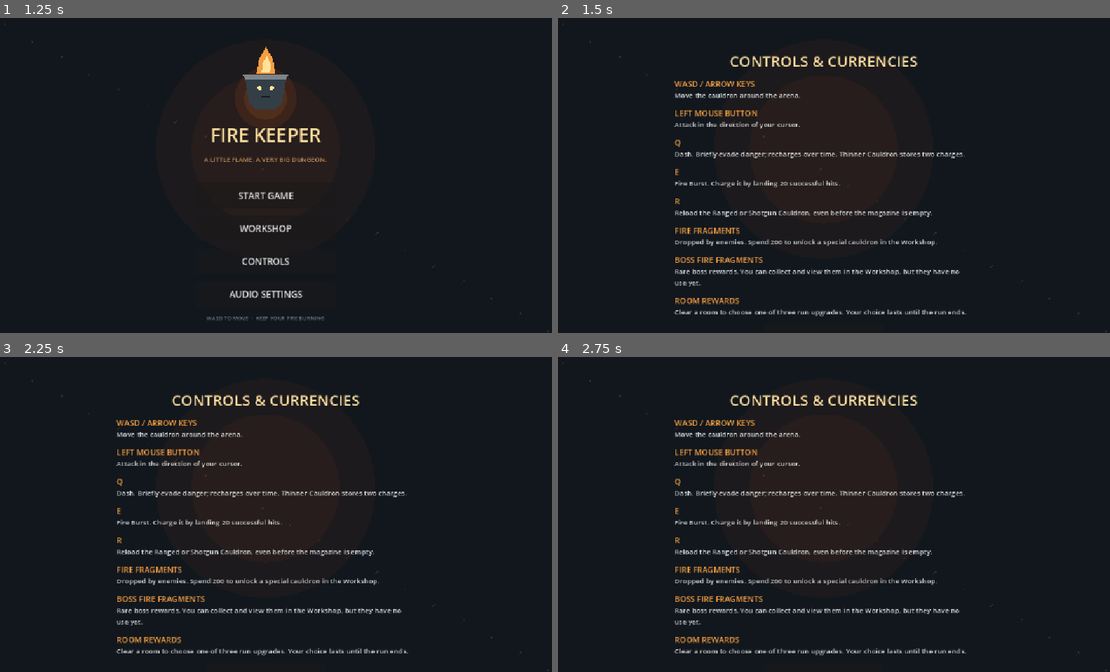
Above: before the commit, frames 1-4 (two rows, left to right).
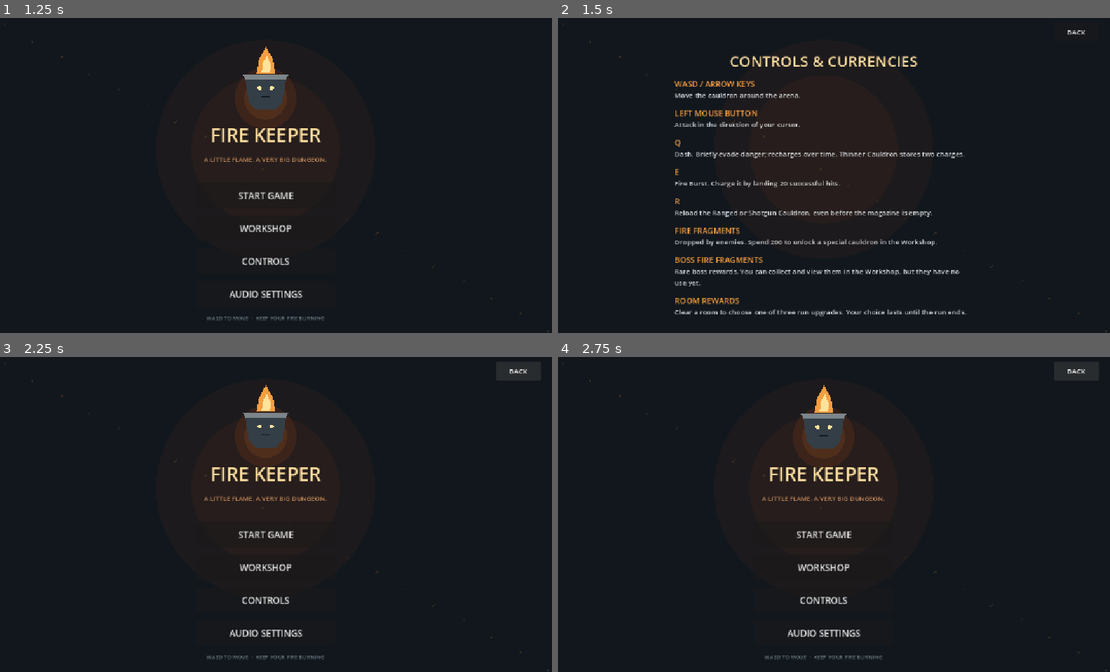
Above: after the commit, the same moments.

Repository: Ridhi-zzz/Fire-Keeper
Game: Godot game, scene res://scenes/startup_menu.tscn
Two runs of this game, one before a commit and one after it. Both use one fixed random seed, a clock stepped at 60 frames per second and the inputs below.
Inputs (mouse positions are in pixels of both pictures, inside the frame that each line leads up to):
- Up to frame 1 (1.25 s): tap Enter at 0.5 s; move the mouse to (391, 156) at 0.52 s; hold D (move_right) from 0.53 s (still down); tap 1 at 0.6 s; click (391, 156) at 0.67 s
- Up to frame 2 (1.5 s): release D (move_right) at 1.25 s; click "CONTROLS" at 1.25 s
- Up to frame 3 (2.25 s): click (518, 372) at 2 s, where only the run after the commit has a clickable "BACK"
- Up to frame 4 (2.75 s): no input

Frame 1 is identical in both runs. In frame 2, less than 0.1% of the frame differs, in the area x 92-96%, y 3-6%; in frame 3, 7.2%; in frame 4, 7.2%, in the area x 21-96%, y 3-97%.

Commit message:
Final Updates

Diff:
--- a/scripts/main.gd
+++ b/scripts/main.gd
@@ -954,6 +954,17 @@
 	pause_input_handler.pause_requested.connect(_toggle_pause)
 	canvas.add_child(pause_input_handler)
 
+	var pause_button := Button.new()
+	pause_button.name = "PauseButton"
+	pause_button.text = "Ⅱ"
+	pause_button.tooltip_text = "Pause (P)"
+	pause_button.custom_minimum_size = Vector2(48, 42)
+	pause_button.add_theme_font_size_override("font_size", 22)
+	pause_button.set_anchors_preset(Control.PRESET_TOP_RIGHT)
+	pause_button.position = Vector2(-64, 18)
+	pause_button.pressed.connect(_toggle_pause)
+	canvas.add_child(pause_button)
+
 	pause_overlay = Control.new()
 	pause_overlay.process_mode = Node.PROCESS_MODE_ALWAYS
 	pause_overlay.set_anchors_and_offsets_preset(Control.PRESET_FULL_RECT)
--- a/scripts/startup_menu.gd
+++ b/scripts/startup_menu.gd
@@ -175,12 +175,18 @@
 	_add_audio_slider("MUSIC VOLUME", AudioManager.music_volume, AudioManager.set_music_volume)
 	_add_audio_slider("SOUND EFFECTS", AudioManager.sfx_volume, AudioManager.set_sfx_volume)
 
+	_add_back_button()
+
+
+func _add_back_button() -> void:
 	var back := Button.new()
-	back.text = "BACK TO MENU"
-	back.custom_minimum_size = Vector2(240, 48)
-	back.size_flags_horizontal = Control.SIZE_SHRINK_CENTER
+	back.text = "BACK"
+	back.custom_minimum_size = Vector2(90, 38)
+	back.add_theme_font_size_override("font_size", 14)
+	back.set_anchors_preset(Control.PRESET_TOP_RIGHT)
+	back.position = Vector2(-112, 24)
 	back.pressed.connect(_show_main_menu)
-	content.add_child(back)
+	add_child(back)
 
 
 func _add_audio_slider(label_text: String, initial_value: float, setter: Callable) -> void:
@@ -235,12 +241,7 @@
 	_add_info_line("BOSS FIRE FRAGMENTS", "Rare boss rewards. You can collect and view them in the Workshop, but they have no use yet.")
 	_add_info_line("ROOM REWARDS", "Clear a room to choose one of three run upgrades. Your choice lasts until the run ends.")
 
-	var back := Button.new()
-	back.text = "BACK TO MENU"
-	back.custom_minimum_size = Vector2(240, 48)
-	back.size_flags_horizontal = Control.SIZE_SHRINK_CENTER
-	back.pressed.connect(_show_main_menu)
-	content.add_child(back)
+	_add_back_button()
 
 
 func _add_info_line(heading_text: String, body_text: String) -> void:
--- a/scripts/workshop_panel.gd
+++ b/scripts/workshop_panel.gd
@@ -44,15 +44,35 @@
 func _build_interface() -> void:
 	var shade := ColorRect.new()
 	shade.set_anchors_and_offsets_preset(Control.PRESET_FULL_RECT)
-	shade.color = Color(0.025, 0.03, 0.04, 0.97)
+	shade.color = Color("#11171D")
 	add_child(shade)
+
+	var backdrop := Control.new()
+	backdrop.set_anchors_and_offsets_preset(Control.PRESET_FULL_RECT)
+	backdrop.mouse_filter = Control.MOUSE_FILTER_IGNORE
+	backdrop.draw.connect(func() -> void:
+		var viewport_size := get_viewport_rect().size
+		backdrop.draw_circle(Vector2(viewport_size.x * 0.5, viewport_size.y * 0.45), minf(viewport_size.x, viewport_size.y) * 0.34, Color(0.72, 0.25, 0.07, 0.07))
+		backdrop.draw_circle(Vector2(viewport_size.x * 0.5, viewport_size.y * 0.45), minf(viewport_size.x, viewport_size.y) * 0.23, Color(0.95, 0.42, 0.08, 0.045))
+	)
+	add_child(backdrop)
 
 	var center := CenterContainer.new()
 	center.set_anchors_and_offsets_preset(Control.PRESET_FULL_RECT)
 	add_child(center)
 
 	var panel := PanelContainer.new()
-	panel.custom_minimum_size = Vector2(650, 0)
+	panel.custom_minimum_size = Vector2(680, 0)
+	var panel_style := StyleBoxFlat.new()
+	panel_style.bg_color = Color("#1B242C")
+	panel_style.border_color = Color("#80502F")
+	panel_style.set_border_width_all(2)
+	panel_style.set_corner_radius_all(12)
+	panel_style.content_margin_left = 24
+	panel_style.content_margin_right = 24
+	panel_style.content_margin_top = 20
+	panel_style.content_margin_bottom = 18
+	panel.add_theme_stylebox_override("panel", panel_style)
 	center.add_child(panel)
 
 	var outer := VBoxContainer.new()
@@ -66,12 +86,13 @@
 	title.text = "THE WORKSHOP"
 	title.size_flags_horizontal = Control.SIZE_EXPAND_FILL
 	title.add_theme_font_size_override("font_size", 30)
-	title.add_theme_color_override("font_color", Color("#FFB66A"))
+	title.add_theme_color_override("font_color", Color("#FFE0A0"))
 	header.add_child(title)
 
 	var back_button := Button.new()
 	back_button.text = "BACK"
 	back_button.custom_minimum_size = Vector2(90, 38)
+	back_button.add_theme_font_size_override("font_size", 14)
 	back_button.pressed.connect(_on_back_pressed)
 	header.add_child(back_button)
 
@@ -156,6 +177,7 @@
 
 	cauldron_action_button = Button.new()
 	cauldron_action_button.custom_minimum_size = Vector2(0, 46)
+	cauldron_action_button.add_theme_font_size_override("font_size", 16)
 	cauldron_action_button.pressed.connect(_on_cauldron_action)
 	outer.add_child(cauldron_action_button)
 
@@ -187,6 +209,7 @@
 	var reset_button := Button.new()
 	reset_button.text = "RESET ALL SAVE DATA"
 	reset_button.custom_minimum_size = Vector2(0, 32)
+	reset_button.add_theme_font_size_override("font_size", 12)
 	reset_button.add_theme_color_override("font_color", Color("#FF9A8C"))
 	reset_button.pressed.connect(_on_reset_pressed)
 	outer.add_child(reset_button)
